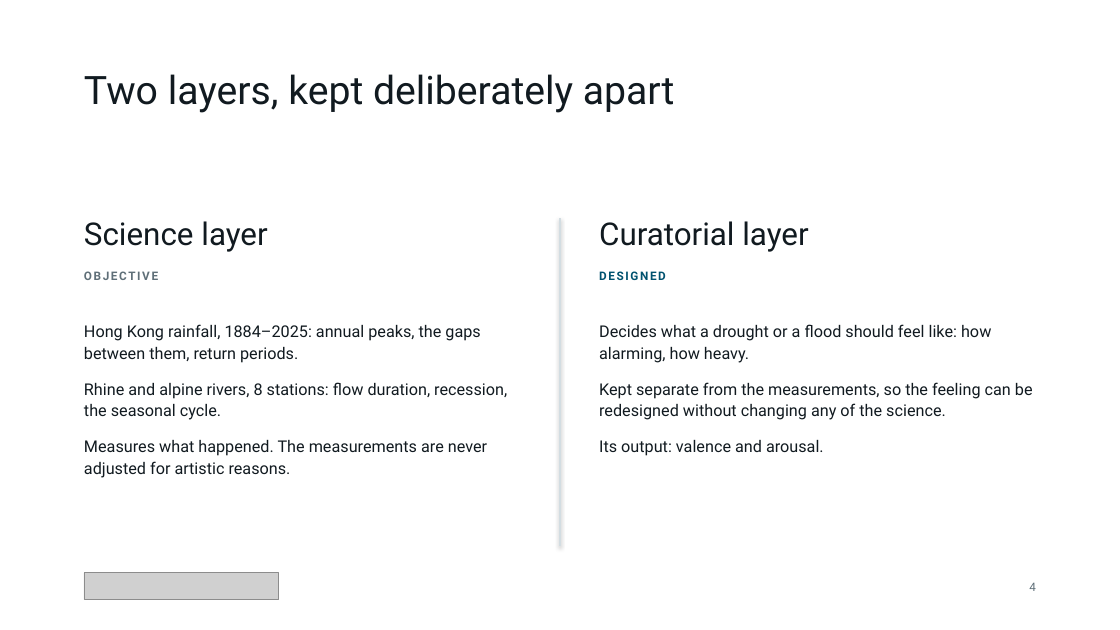
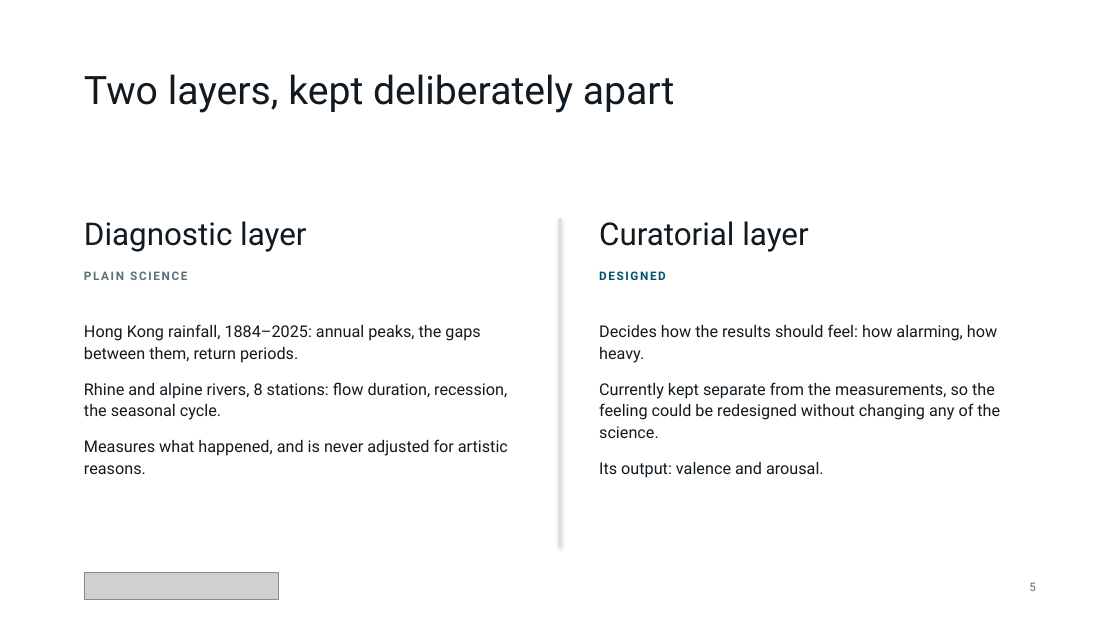
Before and after one commit to qintheory/noea, a slide deck: slide 5 of docs/noea-introduction-animated.pptx (slide 4 before the commit). Drawn at 1120x630 pixels with LibreOffice and Linux fonts; fonts in the diff are those of the drawing; grey boxes stand for pictures. Boxes give left, top, right and bottom in pixels: in the first picture for what was removed or moved away, otherwise in the second. Text is boxed around its words. In the diff, an @@ line names an element or a change of style, - is before the commit and + after.

```diff
--- a/docs/noea-introduction-animated.pptx
+++ b/docs/noea-introduction-animated.pptx
@@ text at (84, 221, 306, 252): text changed @@
-Science layer
+Diagnostic layer
@@ text at (84, 271, 187, 280): text changed @@
-OBJECTIVE
+PLAIN SCIENCE
@@ text at (599, 324, 1000, 438): text changed @@
-Decides what a drought or a flood should feel like: how alarming, how heavy.
-Kept separate from the measurements, so the feeling can be redesigned without changing any of the science.
+Decides how the results should feel: how alarming, how heavy.
+Currently kept separate from the measurements, so the feeling could be redesigned without changing any of the science.
@@ text at (84, 439, 508, 474): text changed @@
-Measures what happened. The measurements are never adjusted for artistic reasons.
+Measures what happened, and is never adjusted for artistic reasons.
@@ text at (1029, 582, 1036, 591): text changed @@
-4
+5
```
Also in this commit, not shown: 4 other slides changed, 1 slide added, 1 slide removed, 2 other files.
